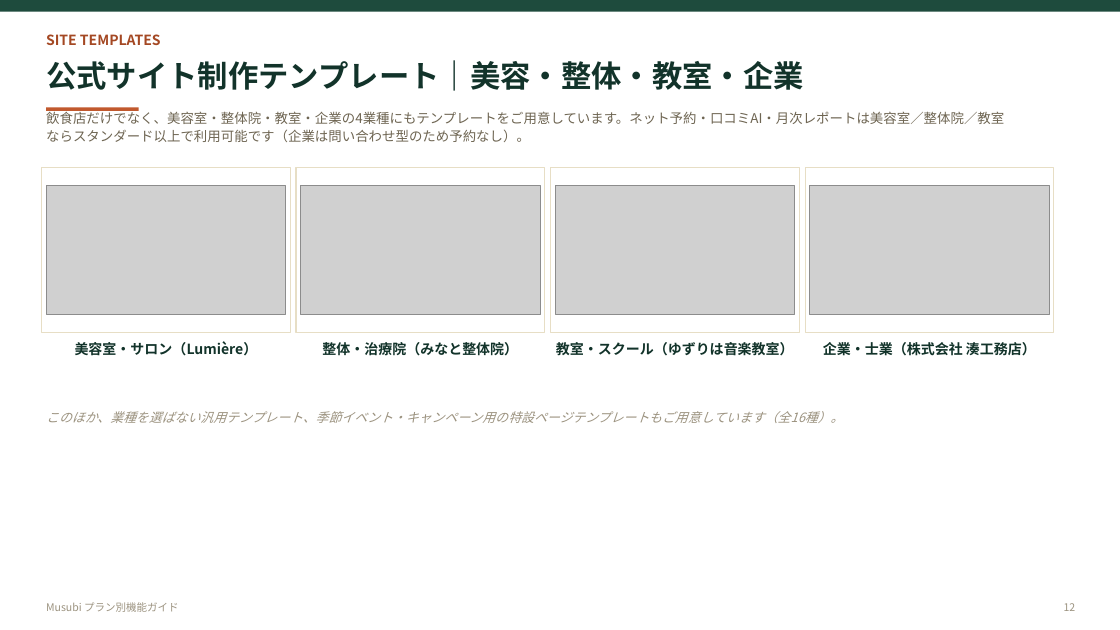
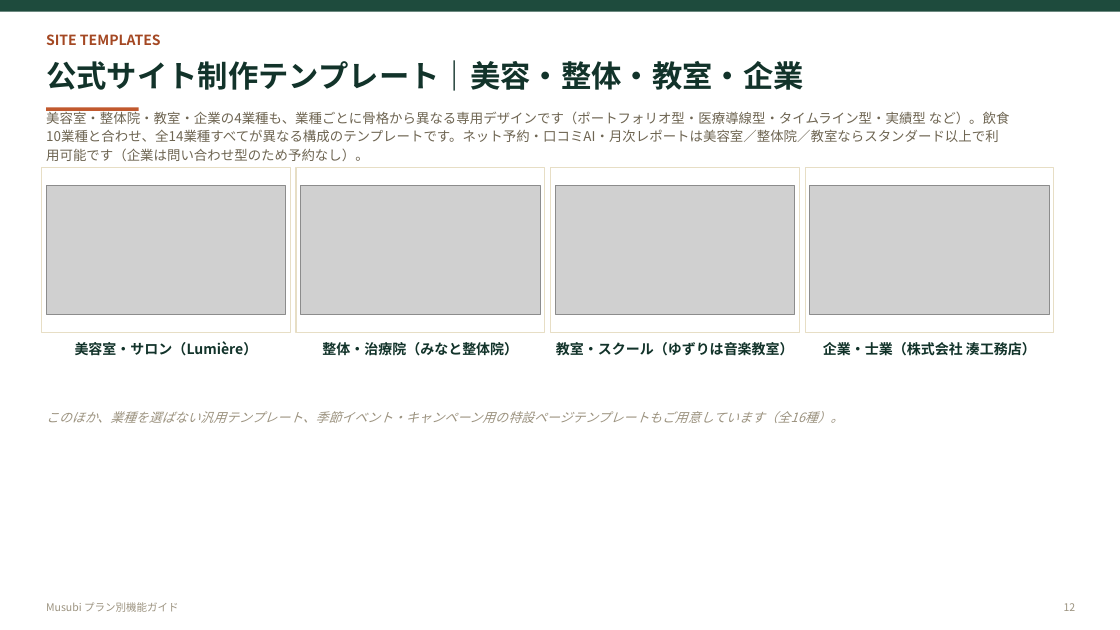
Before and after one commit to f2-watanabe/musubi-demos, a slide deck: slide 12 of pdf/プラン別機能ガイド.pptx. Drawn at 1120x630 pixels with LibreOffice and Linux fonts; fonts in the diff are those of the drawing; grey boxes stand for pictures. Boxes give left, top, right and bottom in pixels: in the first picture for what was removed or moved away, otherwise in the second. Text is boxed around its words. In the diff, an @@ line names an element or a change of style, - is before the commit and + after.

```diff
--- a/pdf/プラン別機能ガイド.pptx
+++ b/pdf/プラン別機能ガイド.pptx
@@ text at [46, 109, 1010, 161]: text changed @@
-飲食店だけでなく、美容室・整体院・教室・企業の4業種にもテンプレートをご用意しています。ネット予約・口コミAI・月次レポートは美容室／整体院／教室ならスタンダード以上で利用可能です（企業は問い合わせ型のため予約なし）。
+美容室・整体院・教室・企業の4業種も、業種ごとに骨格から異なる専用デザインです（ポートフォリオ型・医療導線型・タイムライン型・実績型 など）。飲食10業種と合わせ、全14業種すべてが異なる構成のテンプレートです。ネット予約・口コミAI・月次レポートは美容室／整体院／教室ならスタンダード以上で利用可能です（企業は問い合わせ型のため予約なし）。
```
Also in this commit, not shown: 9 other slides changed, 2 other files.
